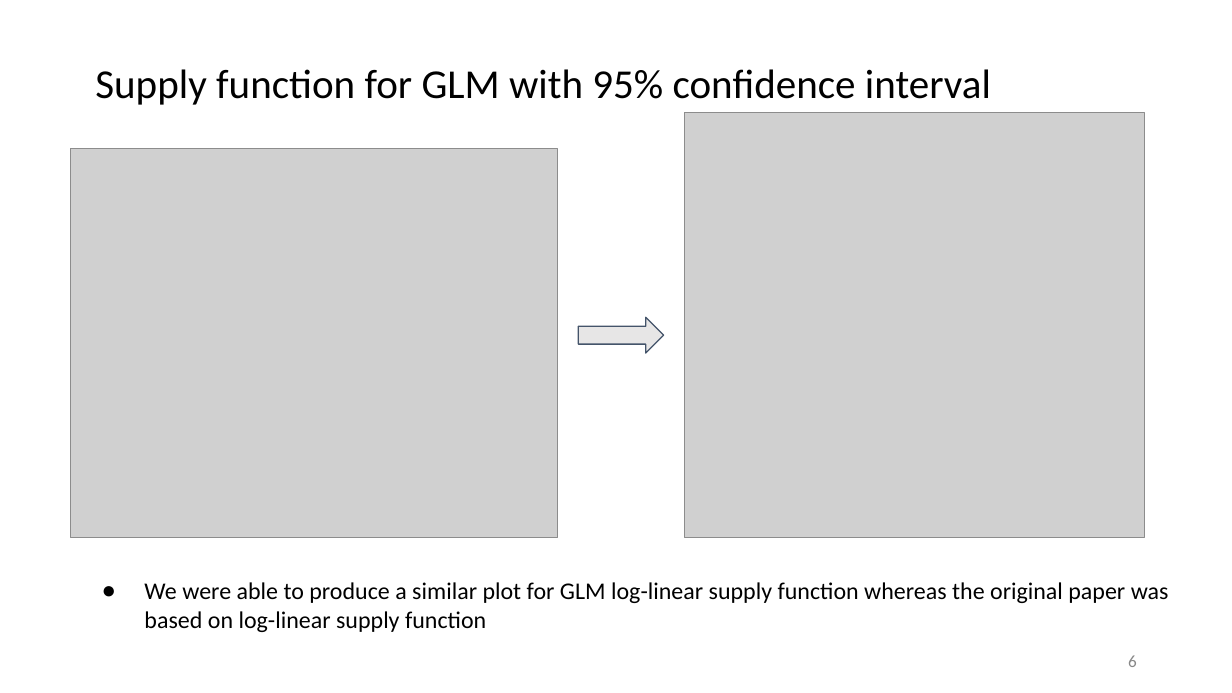
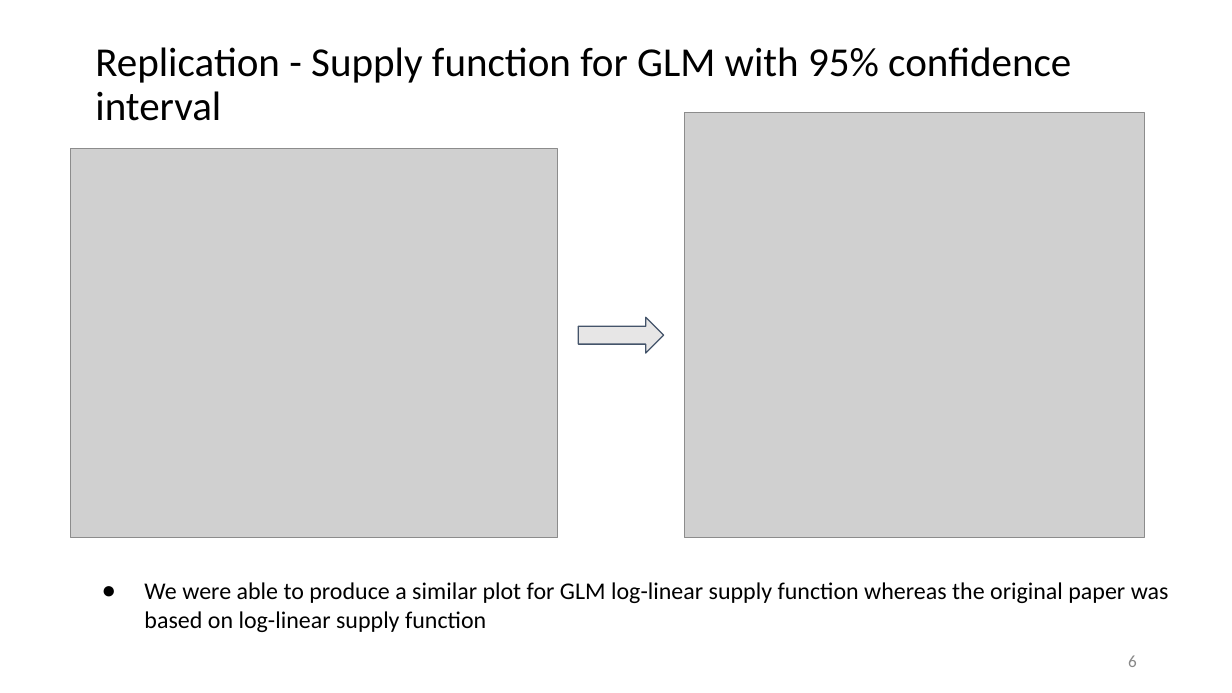
Before and after one commit to rathodmansi/Replication-Study-Housing-Production-Function, a slide deck: slide 6 of Analysis/Replication project - Final presentation.pptx. Drawn at 1232x693 pixels with LibreOffice and Linux fonts; fonts in the diff are those of the drawing; grey boxes stand for pictures. Boxes give left, top, right and bottom in pixels: in the first picture for what was removed or moved away, otherwise in the second. Text is boxed around its words. In the diff, an @@ line names an element or a change of style, - is before the commit and + after.

```diff
--- a/Analysis/Replication project - Final presentation.pptx
+++ b/Analysis/Replication project - Final presentation.pptx
@@ title at (x1=95, y1=47, x2=1071, y2=121): text changed @@
-Supply function for GLM with 95% confidence interval
+Replication - Supply function for GLM with 95% confidence interval
```
Also in this commit, not shown: 7 other slides changed.
